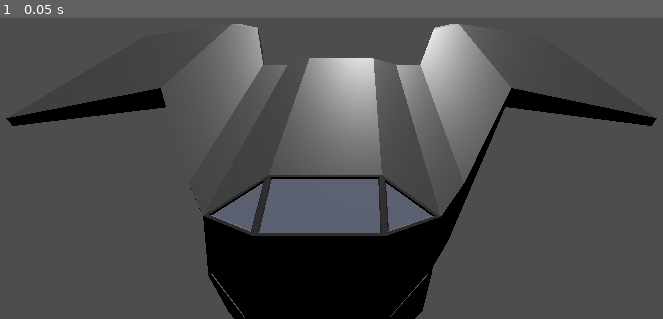
Above: before the commit, frame 1.
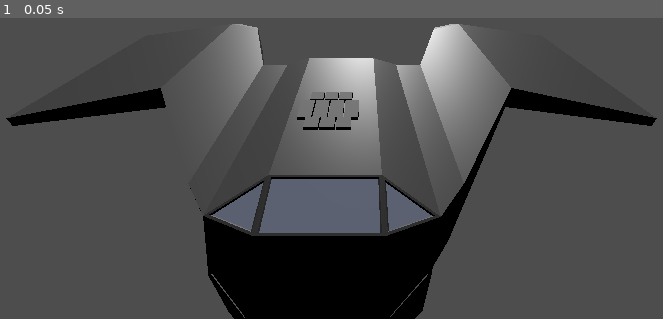
Above: after the commit, the same moment.

Repository: Xwilarg/LudumDare54
Game: Godot game, scene res://Scenes/Main.tscn
Same seed, same stepped clock (60 frames per second), same inputs: the game is played once before the commit and once after it.
Inputs:
- Up to frame 1 (0.05 s): no input

The runs differ from the first frame. In frame 1, 0.5% of the frame differs, in the area x 44-55%, y 24-38%.

Commit message:
Move cubes for new ship

Diff:
--- a/Scenes/Main.tscn
+++ b/Scenes/Main.tscn
@@ -15,7 +15,7 @@
 transform = Transform3D(1, 0, 0, 0, 0.84202, 0.539447, 0, -0.539447, 0.84202, 2.08535, 20.1394, 20.5378)
 
 [node name="GridManager" type="Node3D" parent="."]
-transform = Transform3D(1, 0, 0, 0, 1, 0, 0, 0, 1, 0, 1.24929, 1.73878)
+transform = Transform3D(1, 0, 0, 0, 1, 0, 0, 0, 1, 0, 3.66194, 1.73878)
 script = ExtResource("2_alskd")
 _data = ".XXX.
 XXXX
Not shown, added: Models/spaceship.gltf.import
Binary file added: Models/spaceship_0.png
Not shown, added: Models/spaceship_0.png.import
